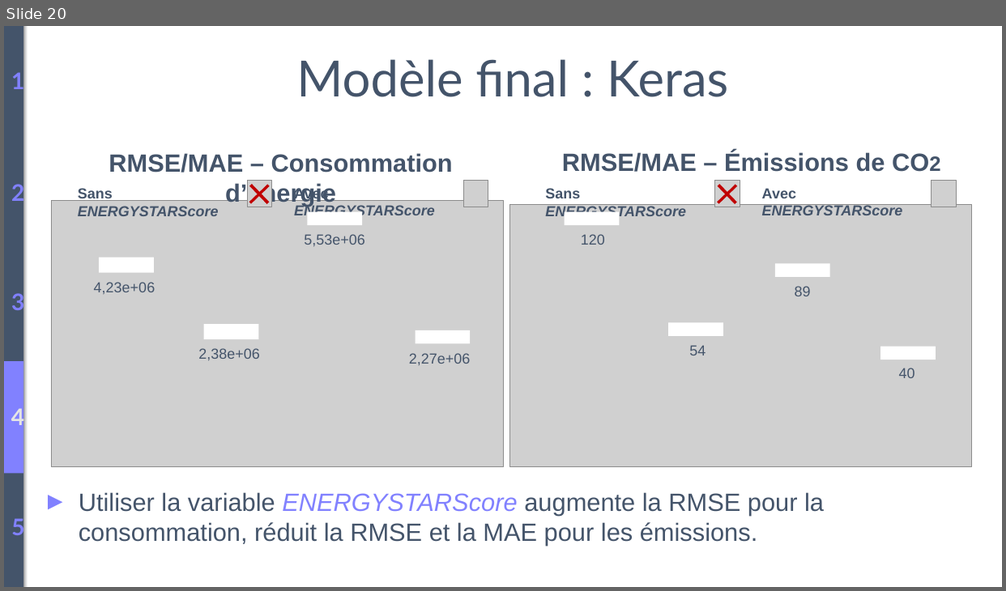
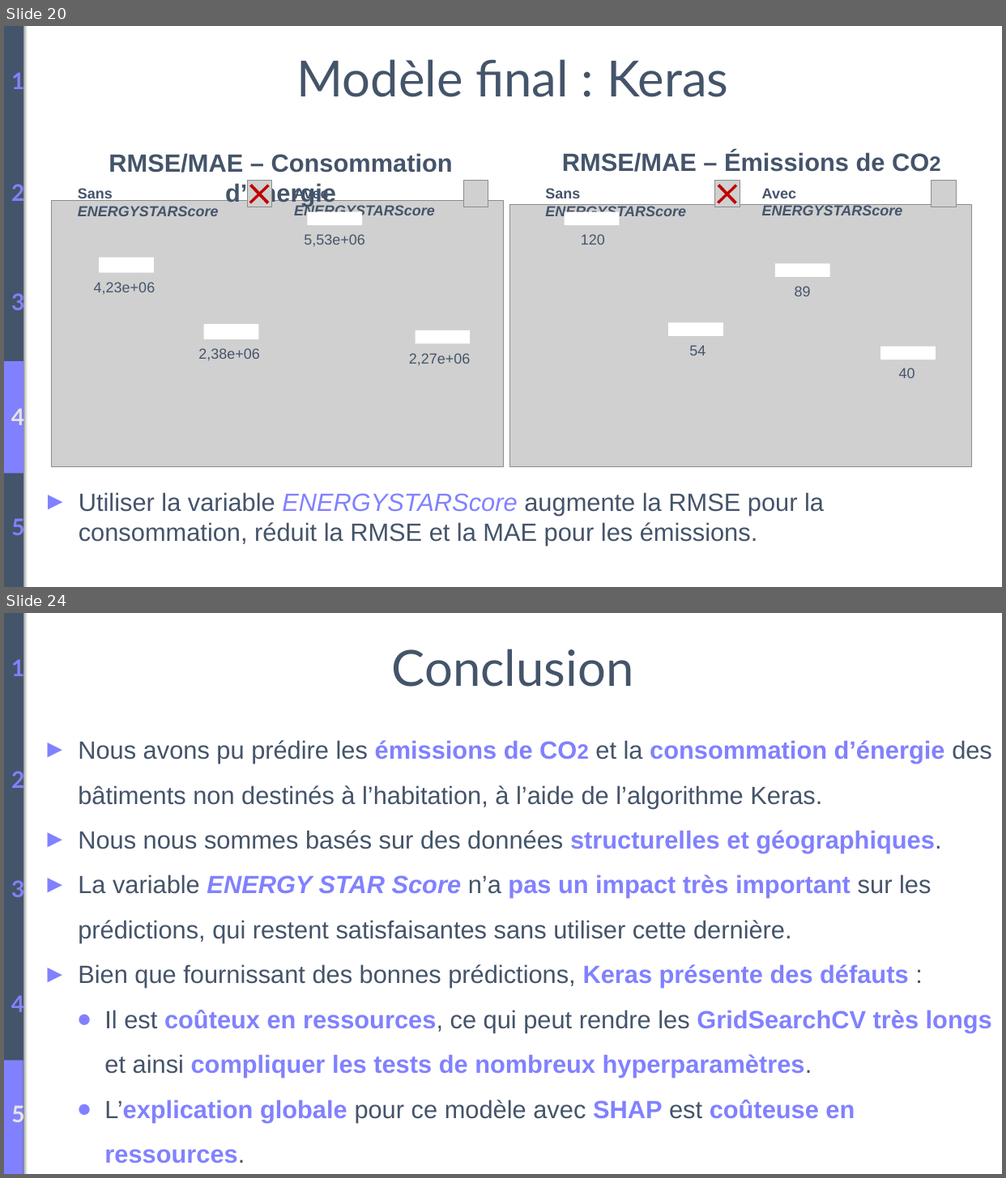
Before and after one commit to BiGHeaDMaX/Predire-Consommation-et-Emissions-de-Batiments, a slide deck: Présentation.pptx. Shown one above the other, each under a label of ours: slide 20 before the commit, slides 20 and 24 after it; the slides between them are not shown. The pictures are 1006x591 and 1006x1178 pixels, drawn with LibreOffice and Linux fonts; fonts in the diff are those of the drawing; grey boxes stand for pictures. Boxes give left, top, right and bottom in pixels: in the first picture for what was removed or moved away, otherwise in the second. Text is boxed around its words. In the diff, an @@ line names an element or a change of style, - is before the commit and + after.

```diff
--- a/Présentation.pptx
+++ b/Présentation.pptx
@@ slide 24 added at (4,613,1002,1174), background #FFFFFF @@
@@ rectangle added at (4,613,23,1174), fill #44546A @@
@@ text added at (11,657,24,681), 22 pt, text #8181FF, bold @@
+1
@@ text added at (392,649,634,687), 48 pt, text #44546A @@
+Conclusion
@@ text added at (78,740,992,1122), 24 pt, text #44546A @@
+► Nous avons pu prédire les émissions de CO2 et la consommation d’énergie des bâtiments non destinés à l’habitation, à l’aide de l’algorithme Keras.
+► Nous nous sommes basés sur des données structurelles et géographiques.
+► La variable ENERGY STAR Score n’a pas un impact très important sur les prédictions, qui restent satisfaisantes sans utiliser cette dernière.
+► Bien que fournissant des bonnes prédictions, Keras présente des défauts :
+● Il est coûteux en ressources, ce qui peut rendre les GridSearchCV très longs et ainsi compliquer les tests de nombreux hyperparamètres.
+● L’explication globale pour ce modèle avec SHAP est coûteuse en ressources.
@@ text added at (11,769,24,793), 22 pt, text #8181FF, bold @@
+2
@@ text added at (11,878,24,902), 22 pt, text #8181FF, bold @@
+3
@@ text added at (11,992,24,1016), 22 pt, text #8181FF, bold @@
+4
@@ rectangle added at (4,1061,23,1174), fill #8181FF @@
@@ text added at (11,1102,24,1127), 22 pt, text #E5E5E5, bold @@
+5
```
Also in this commit, not shown: 2 slides changed, 2 other slides added.
